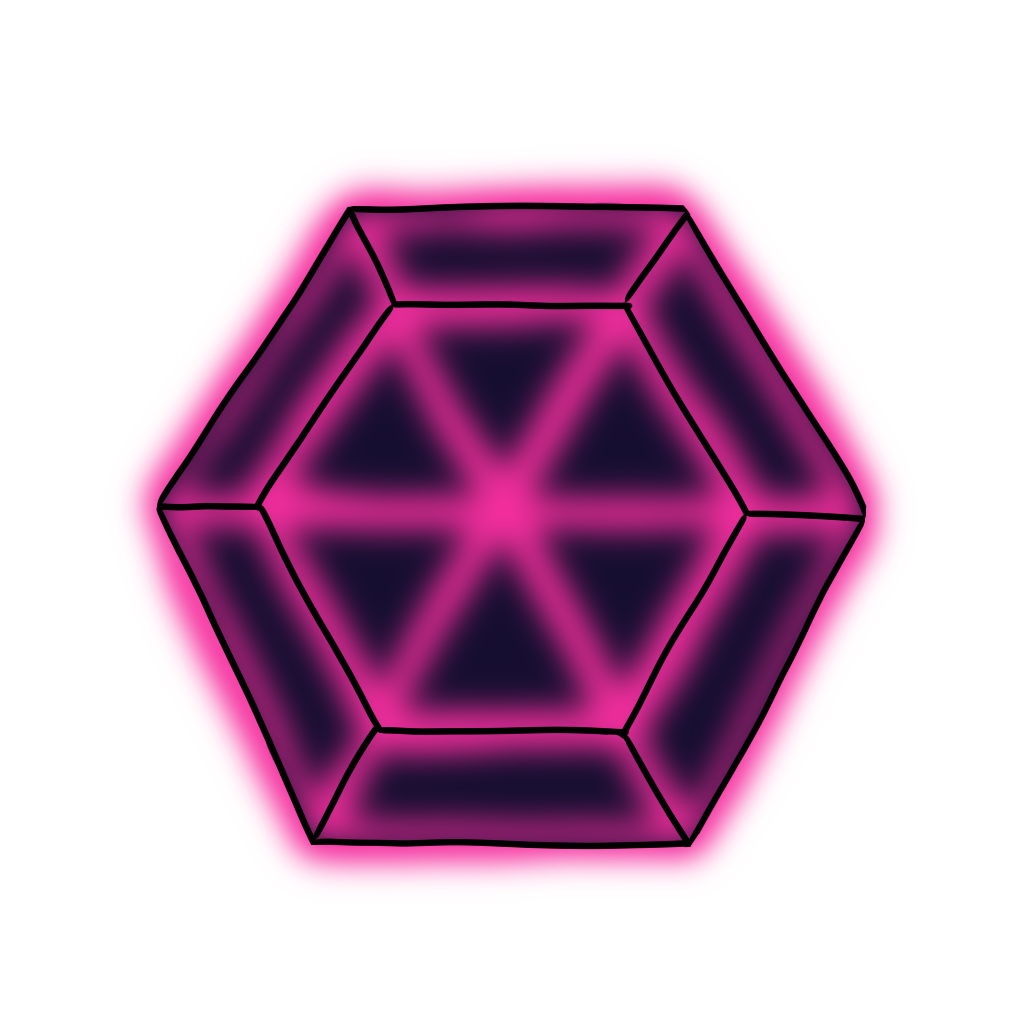
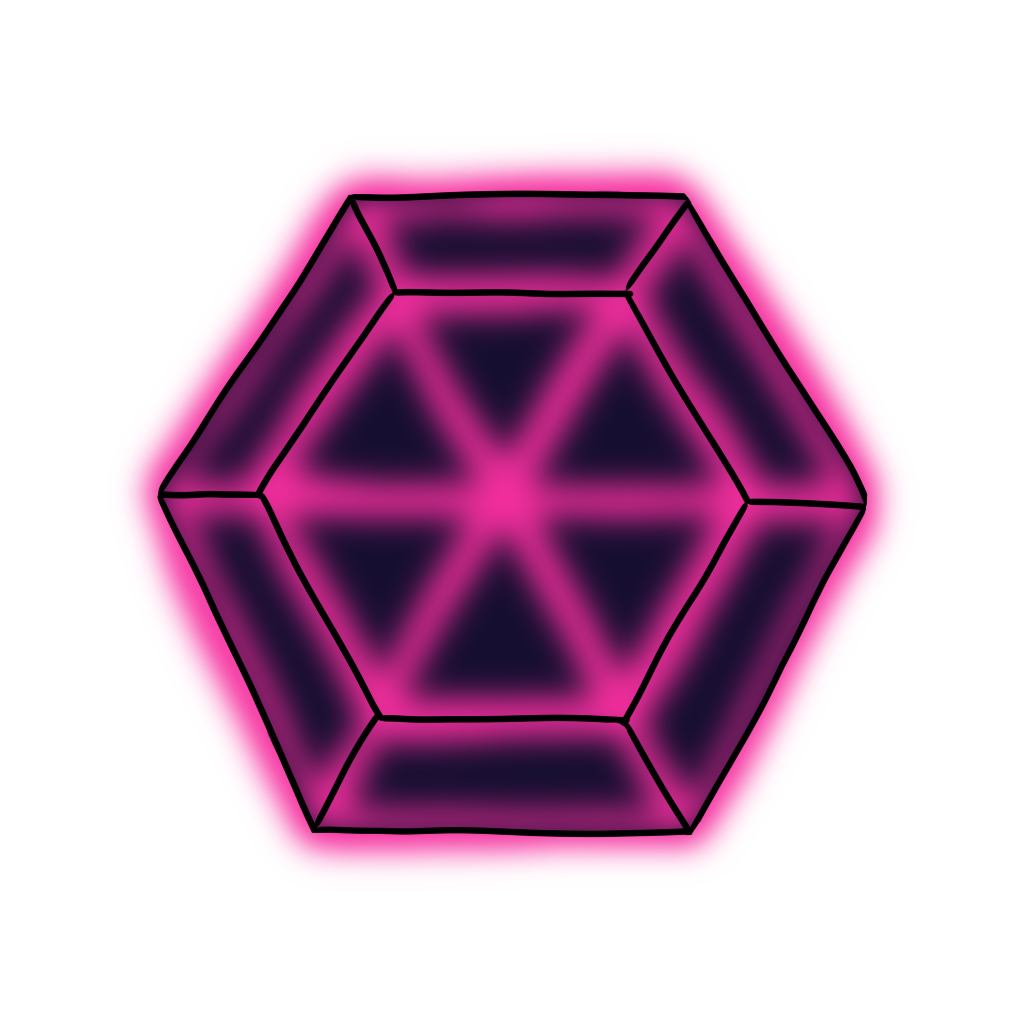
Layer changes from the first 1024×1024 image to the second:
painted on "Livello Disegno 1" over [128, 141, 906, 896]
painted on "Livello Disegno 3" over [117, 141, 906, 896]
painted on "Livello Disegno 2" over [128, 141, 906, 896]
painted on "Livello Disegno 4" over [117, 141, 906, 896]
